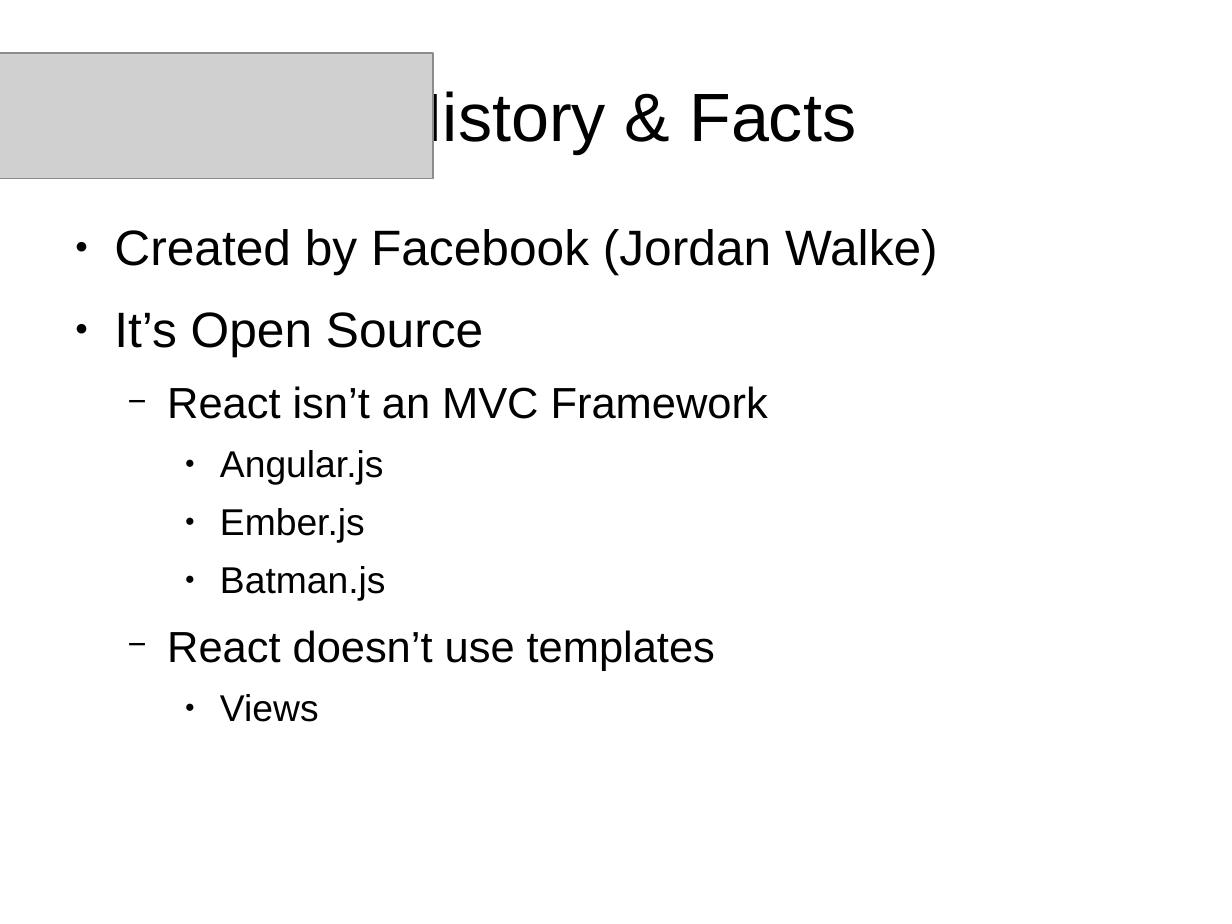
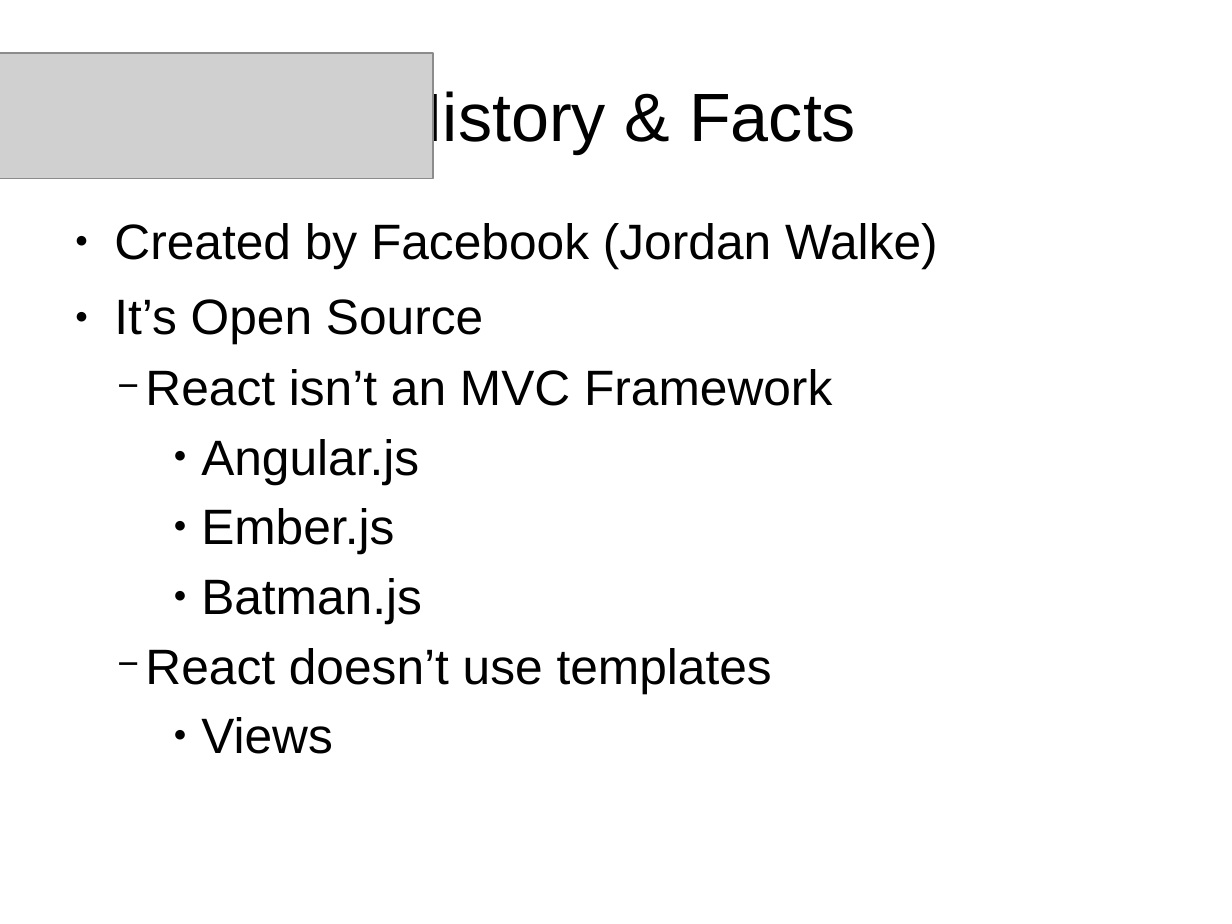
Before and after one commit to henriqueadonai/Old_code, a slide deck: slide 2 of React.odp. Drawn at 1232x924 pixels with LibreOffice and Linux fonts; fonts in the diff are those of the drawing; grey boxes stand for pictures. Boxes give left, top, right and bottom in pixels: in the first picture for what was removed or moved away, otherwise in the second. Text is boxed around its words. In the diff, an @@ line names an element or a change of style, - is before the commit and + after.

```diff
--- a/React.odp
+++ b/React.odp
@@ text "Created by Facebook (Jordan Walke)" at [114, 223, 938, 754]: size 28 to 32 pt in "React isn’t an MVC Framework", "React doesn’t use templates"; size 24 to 32 pt in "Angular.js", "Ember.js", "Batman.js", "Views"; indent changed; line spacing 1 to 0.9; line spacing 1 to 0.8; more space between paragraphs @@
```
Also in this commit, not shown: 4 other slides changed, 1 other file.
